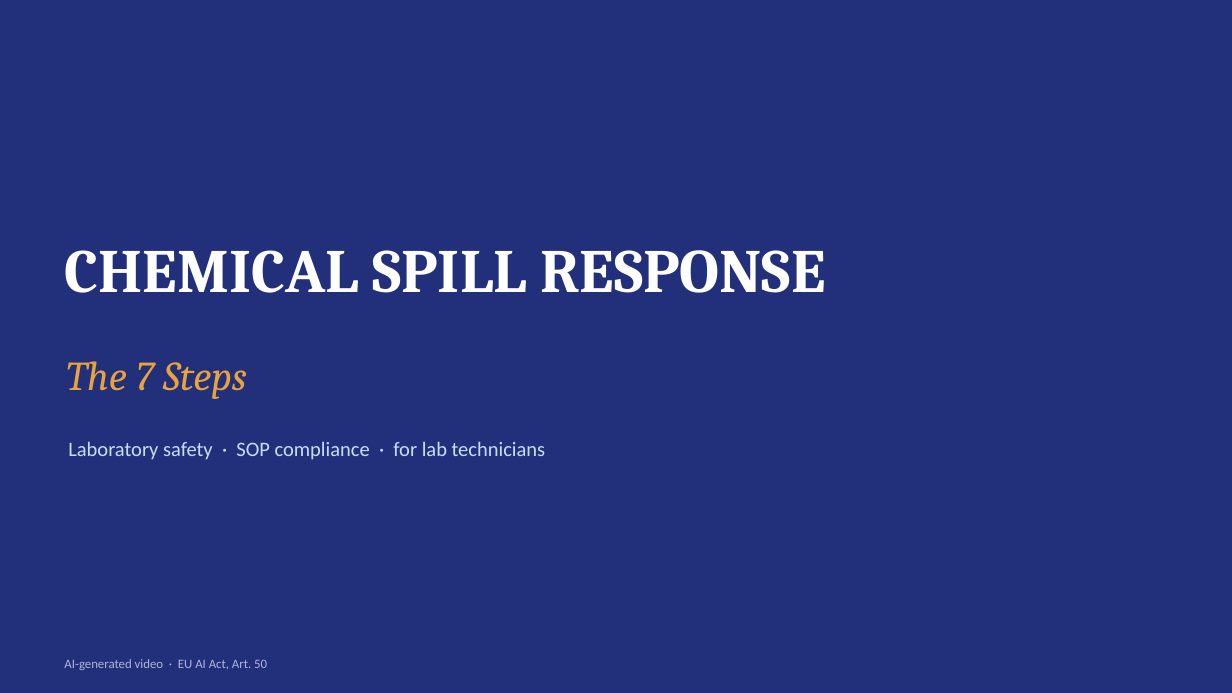
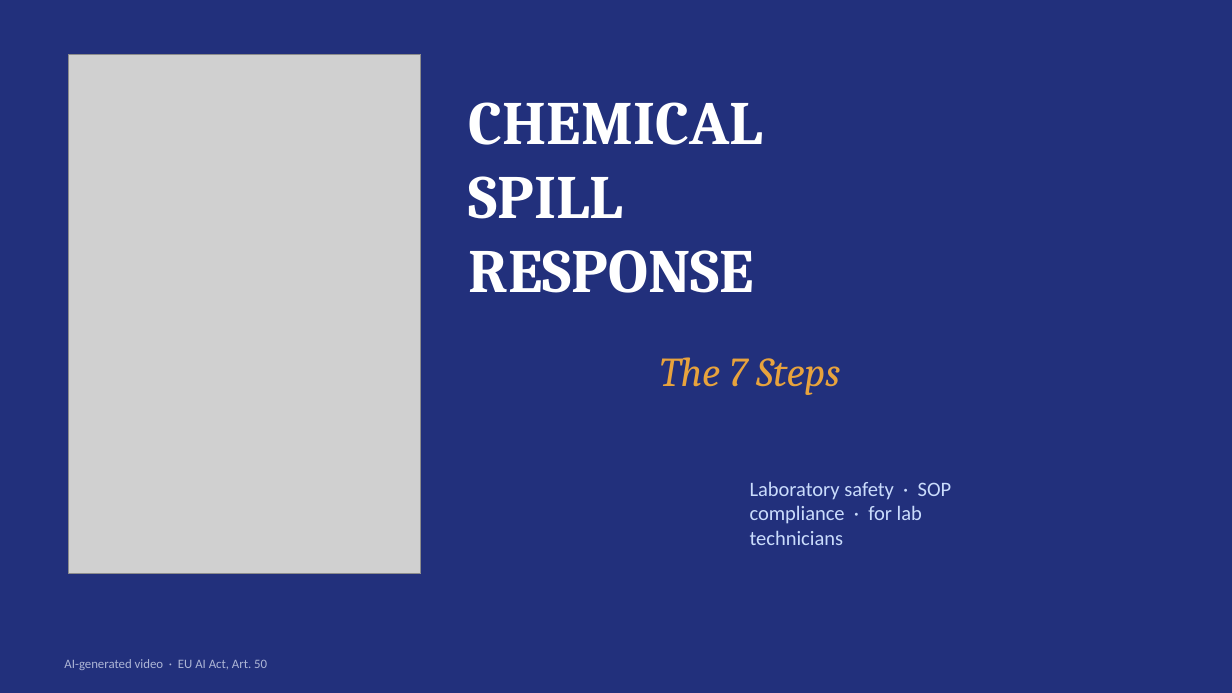
Before and after one commit to ProfeAnaEslavaEdTech/eLearningportfolio, a slide deck: slide 1 of assets/Spill-7-Steps.pptx. Drawn at 1232x693 pixels with LibreOffice and Linux fonts; fonts in the diff are those of the drawing; grey boxes stand for pictures. Boxes give left, top, right and bottom in pixels: in the first picture for what was removed or moved away, otherwise in the second. Text is boxed around its words. In the diff, an @@ line names an element or a change of style, - is before the commit and + after.

```diff
--- a/assets/Spill-7-Steps.pptx
+++ b/assets/Spill-7-Steps.pptx
@@ picture added at (68,55,421,574) @@
@@ text "CHEMICAL SPILL RESPONSE" rewrapped from (65,250,825,293) to (469,102,763,293) @@
@@ text "The 7 Steps": place and size @@
-text "The 7 Steps" at (66,361,247,399)
+text "The 7 Steps" at (660,357,840,395)
@@ text "Laboratory safety · SOP compliance ..." rewrapped from (68,441,546,460) to (750,481,952,545) @@
```
Also in this commit, not shown: 7 other slides changed, 1 slide added, 1 other file.
